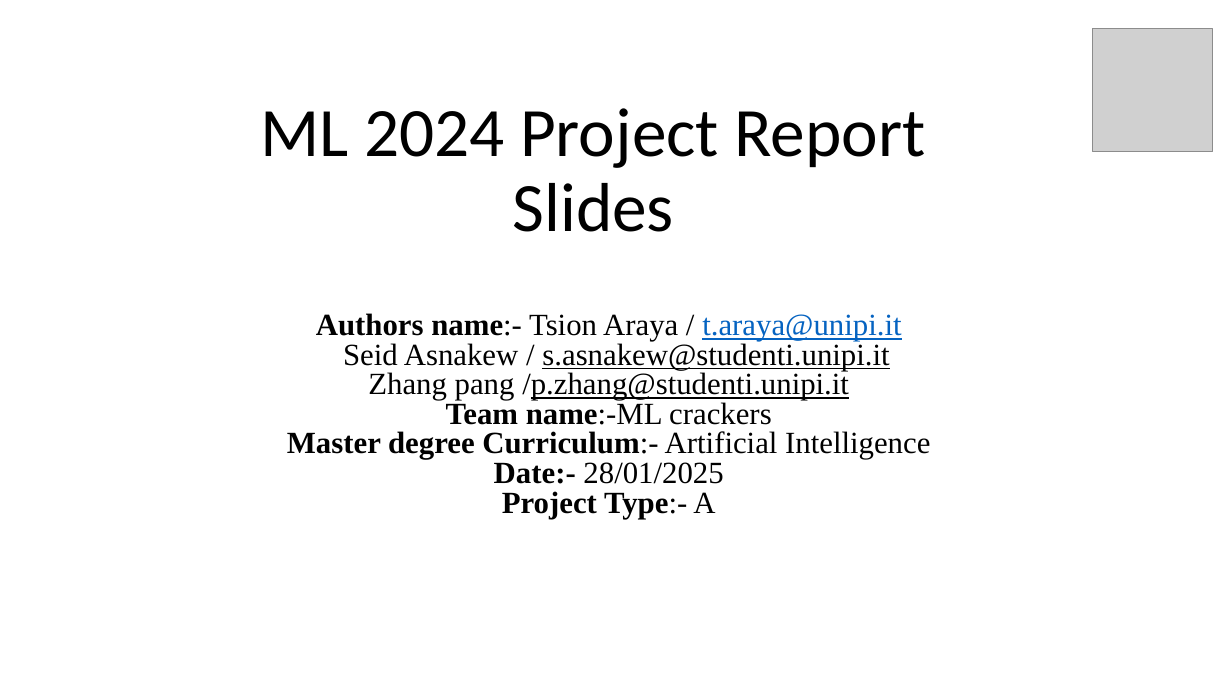
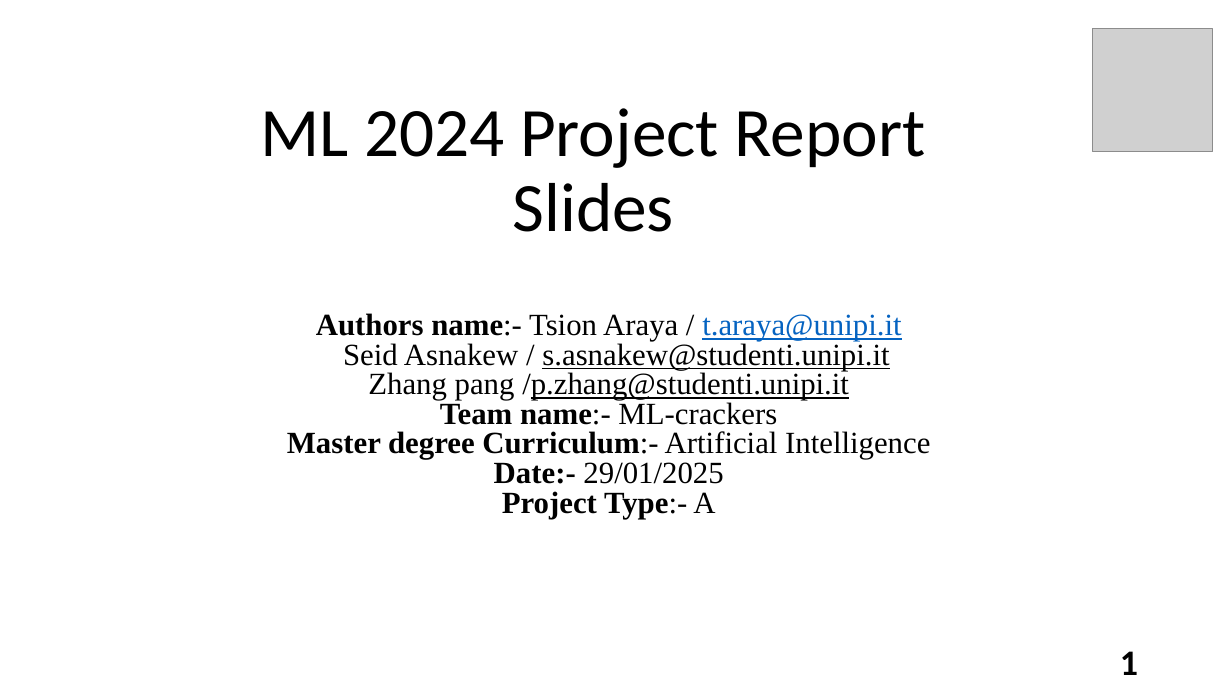
Before and after one commit to Tsion-Ketema/Machine_learning_project_2024, a slide deck: slide 1 of report_slide.pptx. Drawn at 1232x693 pixels with LibreOffice and Linux fonts; fonts in the diff are those of the drawing; grey boxes stand for pictures. Boxes give left, top, right and bottom in pixels: in the first picture for what was removed or moved away, otherwise in the second. Text is boxed around its words. In the diff, an @@ line names an element or a change of style, - is before the commit and + after.

```diff
--- a/report_slide.pptx
+++ b/report_slide.pptx
@@ subtitle at (440,400,777,425): text changed @@
-Team name:-ML crackers
+Team name:- ML-crackers
@@ subtitle at (494,462,723,484): text changed @@
-Date:- 28/01/2025
+Date:- 29/01/2025
@@ page number added at (1120,651,1138,675), 28 pt, text #000000, bold @@
+1
```
Also in this commit, not shown: 9 other slides changed, 17 slides added, 10 slides removed, 23 other files.
